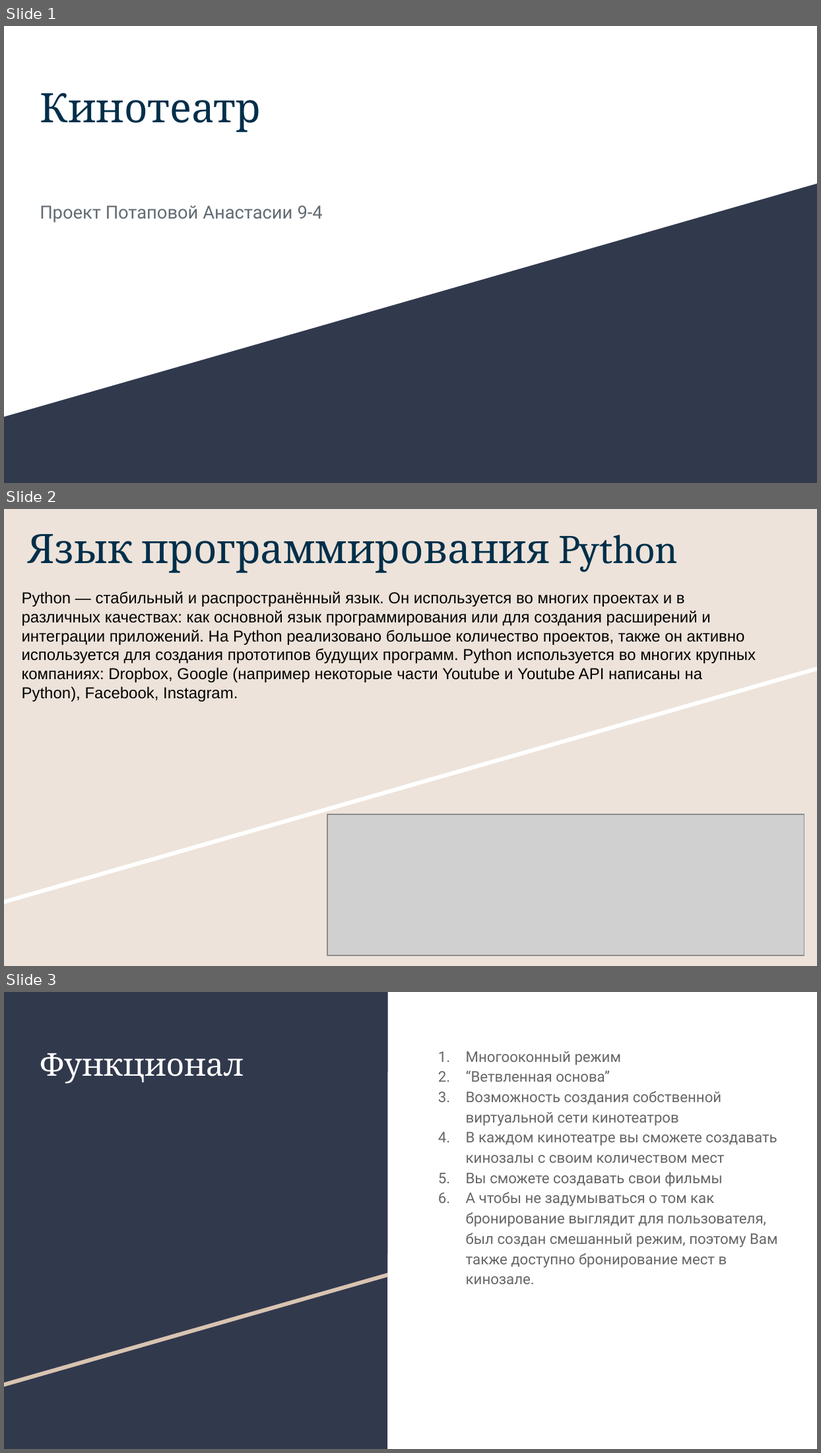
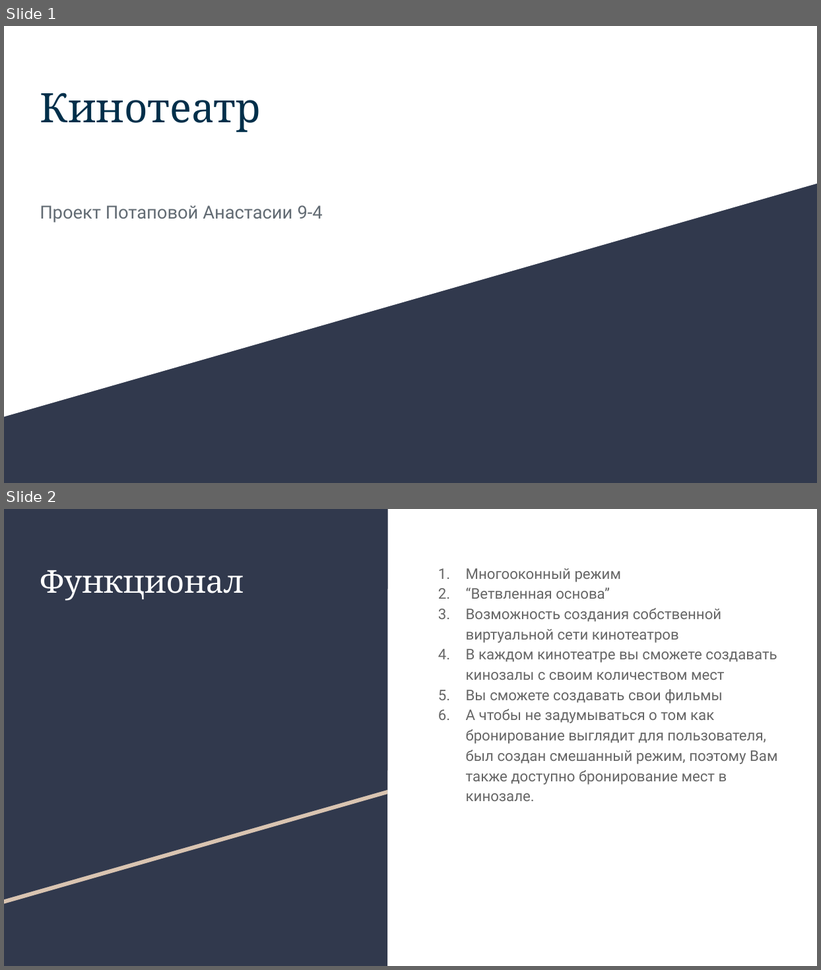
Before and after one commit to AnastasiaPotapova/CinematicServerProject, a slide deck: 6474cee279b33108.pptx. Shown one above the other, each under a label of ours: slides 1, 2 and 3 before the commit, slides 1 and 2 after it. The pictures are 821x1453 and 821x970 pixels, drawn with LibreOffice and Linux fonts; fonts in the diff are those of the drawing; grey boxes stand for pictures. Boxes give left, top, right and bottom in pixels: in the first picture for what was removed or moved away, otherwise in the second. Text is boxed around its words. In the diff, an @@ line names an element or a change of style, - is before the commit and + after.

```diff
--- a/6474cee279b33108.pptx
+++ b/6474cee279b33108.pptx
@@ slide 2 removed at [4,509,817,966], background #EDE3DA @@
@@ freeform shape removed at [4,513,817,904] @@
@@ freeform shape removed at [4,509,817,900] @@
@@ title removed at [28,534,677,573] @@
-Язык программирования Python
@@ text removed at [22,591,756,702] @@
-Python — стабильный и распространённый язык. Он используется во многих проектах и в различных качествах: как основной язык программирования или для создания расширений и интеграции приложений. На Python реализовано большое количество проектов, также он активно используется для создания прототипов будущих программ. Python используется во многих крупных компаниях: Dropbox, Google (например некоторые части Youtube и Youtube API написаны на Python), Facebook, Instagram.
@@ picture removed at [327,815,805,956] @@
@@ what was slide 3 is now slide 2 @@
```
Also in this commit, not shown: 5 slides changed, 1 slide added.
